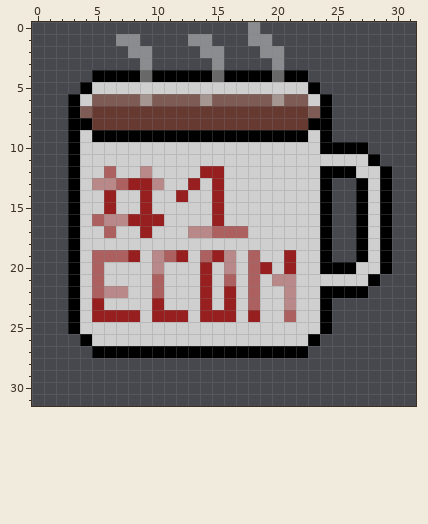
Edited in one commit: pixel-art file (WIP/BozziesBrew.aseprite). Above is the file before it was changed.
32x32 pixels, 1 frame.
After:
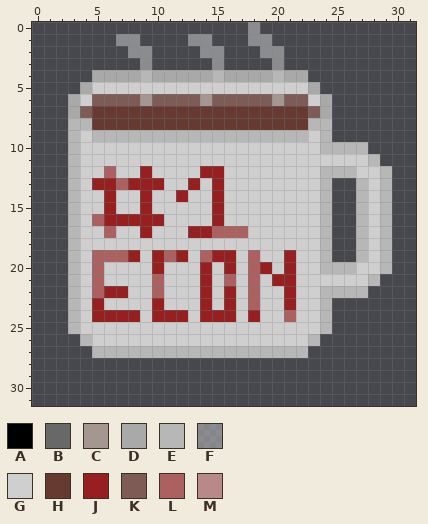
Palette (. is transparent): A #000000  B #686868  C #a69692  D #a9a9a9  E #b7b7b7  F #cfcfcf81  G #cfcfcf  H #663931  J #981f1f  K #7e5c55  L #ac6060  M #b98989
What changed:
y 4: x 5..22 AAAABAAAAABAAAABAA -> DDDDEDDDDDEDDDDEDD
y 5: x 4 A -> D; x 23 A -> D
y 6..7: x 3 A -> D; x 24 A -> D
y 8: x 3..4 AA -> EE; x 23..24 AA -> EE
y 9: x 3 A -> E; x 5..22 AAAAAAAAAAAAAAAAAA -> EEEEEEEEEEEEEEEEEE; x 24 A -> E
y 10: x 3 A -> E; x 24..27 AAAA -> EEEE
y 11: x 3 A -> E; x 28 A -> E
y 12: x 3 A -> E; x 9 M -> J; x 24..26 AAA -> EEE; x 29 A -> E
y 13: x 3 A -> E; x 5..6 MM -> JJ; x 10 M -> J; x 24 A -> E; x 27 A -> E; x 29 A -> E
y 14..15: x 3 A -> E; x 24 A -> E; x 27 A -> E; x 29 A -> E
y 16: x 3 A -> E; x 6..7 MM -> JJ; x 24 A -> E; x 27 A -> E; x 29 A -> E
y 17: x 3 A -> E; x 13..14 MM -> JJ; x 24 A -> E; x 27 A -> E; x 29 A -> E
y 18: x 3 A -> E; x 24 A -> E; x 27 A -> E; x 29 A -> E
y 19: x 3 A -> E; x 10 M -> J; x 16 M -> J; x 24 A -> E; x 27 A -> E; x 29 A -> E
y 20: x 3 A -> E; x 10 M -> J; x 16 M -> J; x 24..26 AAA -> EEE; x 29 A -> E
y 21: x 3 A -> E; x 20..21 MM -> JJ; x 28 A -> E
y 22: x 3 A -> E; x 6..7 MM -> JJ; x 21 M -> J; x 24..27 AAAA -> EEEE
y 23: x 3 A -> E; x 21 M -> J; x 24 A -> E
y 24..25: x 3 A -> E; x 24 A -> E
y 26: x 4 A -> E; x 23 A -> E
y 27: x 5..22 AAAAAAAAAAAAAAAAAA -> EEEEEEEEEEEEEEEEEE
Pixel boxes of the changes (left, top, right, bottom) in both pictures:
changed: (68, 70, 392, 358)
